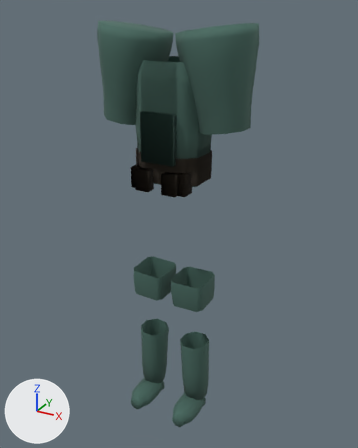
The glTF model public/assets/lab/soldier-kit.gltf as it was, and as the next commit left it.
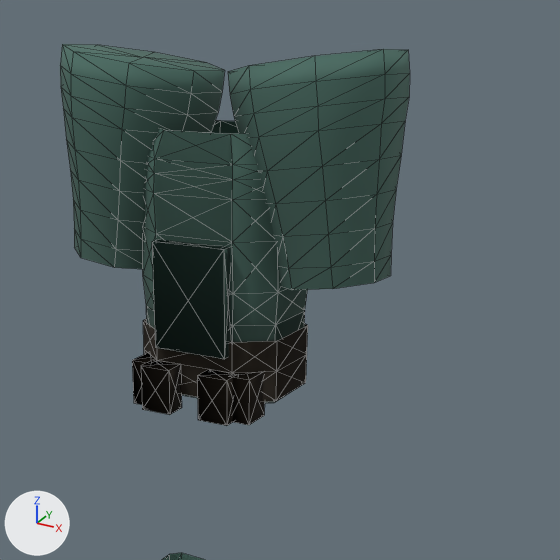
Each version appears first whole from a camera (50 mm lens) standing at (0.806, -1.427, 1.512) and looking at (0.011, 0.019, 0.79), and next in a close-up on the part from 19% to 92% of the width and 0% to 58% of the height. The lights are fixed; the arrows at lower left show +X, +Y and +Z. The first two pictures are the older version. The close-ups show mesh edges as thin lines. Vertices at exactly the same position are counted once.
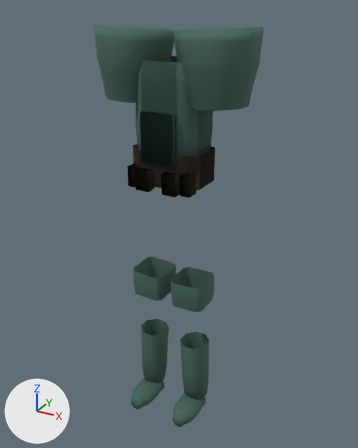
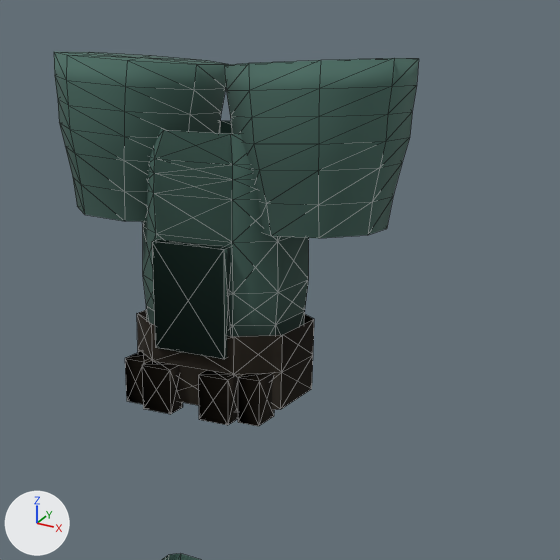
Edits to the bpy script that builds the scene:
```text
Change me_mesh_0:
    used by ob_mesh; location = (0.0, 0.0, 0.0)
    remove me_mesh_0.from_pydata(...)  # 520 vertices, 1112 faces; spans x -0.263..0.263, y -0.15..0.119, z 0.002..1.47
    add me_mesh_0.from_pydata(...)  # 488 vertices, 1048 faces; spans x -0.272..0.272, y -0.15..0.121, z 0.002..1.459
    me_mesh_0 part 1: the loose piece of 24 vertices spanning x -0.148..-0.017, y -0.073..0.063, z 0.498..0.603 is scaled about its middle by (1, 0.995, 1), then moved by (0.0, -0.003, 0.0)
    me_mesh_0 part 2: the loose piece of 8 vertices spanning x 0.025..0.075, y -0.127..-0.092, z 0.951..1.021 is moved by (0.0, 0.003, 0.0)
    me_mesh_0 part 3: the loose piece of 8 vertices spanning x -0.075..-0.025, y -0.127..-0.092, z 0.951..1.021 is moved by (0.0, 0.003, 0.0)
    me_mesh_0 part 4: the loose piece of 8 vertices spanning x 0.067..0.103, y -0.109..-0.059, z 0.951..1.021 is moved by (0.015, 0.003, 0.0)
    me_mesh_0 part 5: the loose piece of 8 vertices spanning x -0.103..-0.067, y -0.109..-0.059, z 0.951..1.021 is moved by (-0.015, 0.003, 0.0)
    me_mesh_0 part 6: the loose piece of 73 vertices spanning x 0.028..0.263, y -0.103..0.119, z 1.143..1.47 is rebuilt with 57 vertices and now spans x 0.023..0.272, y -0.105..0.121, z 1.22..1.459
    me_mesh_0 part 7: the loose piece of 73 vertices spanning x -0.263..-0.028, y -0.103..0.119, z 1.143..1.47 is rebuilt with 57 vertices and now spans x -0.272..-0.023, y -0.105..0.121, z 1.22..1.459
    me_mesh_0 part 8: the loose piece of 24 vertices spanning x -0.119..0.119, y -0.095..0.097, z 0.973..1.069 is rebuilt with 24 vertices and now spans x -0.128..0.128, y -0.1..0.101, z 0.964..1.08
    other edits to the shape of me_mesh_0 do not show in these pictures
```

Location of each change, [x1, y1, x2, y2] in pixels of the close-ups (560 x 560 px; the box of a moved part takes in the faces that stretch with it):
'mesh', reshaped: before [60, 44, 410, 560]; after [54, 52, 419, 560]
part 1 of me_mesh_0, moved or reshaped: before [162, 553, 204, 560]; after [162, 554, 201, 560]
part 2 of me_mesh_0, moved or reshaped: before [197, 370, 238, 426]; after [198, 371, 238, 425]
part 3 of me_mesh_0, moved or reshaped: before [141, 360, 182, 415]; after [142, 361, 183, 414]
part 4 of me_mesh_0, moved or reshaped: before [230, 372, 265, 425]; after [238, 373, 274, 426]
part 5 of me_mesh_0, moved or reshaped: before [132, 353, 156, 405]; after [125, 351, 150, 404]
part 6 of me_mesh_0, rebuilt (7% wider, 25% shorter): before [228, 49, 410, 290]; after [224, 58, 419, 238]
part 7 of me_mesh_0, rebuilt (24% shorter): before [60, 44, 225, 269]; after [54, 52, 228, 222]
part 8 of me_mesh_0, rebuilt (7% wider, 24% taller): before [143, 319, 308, 401]; after [137, 310, 314, 412]
